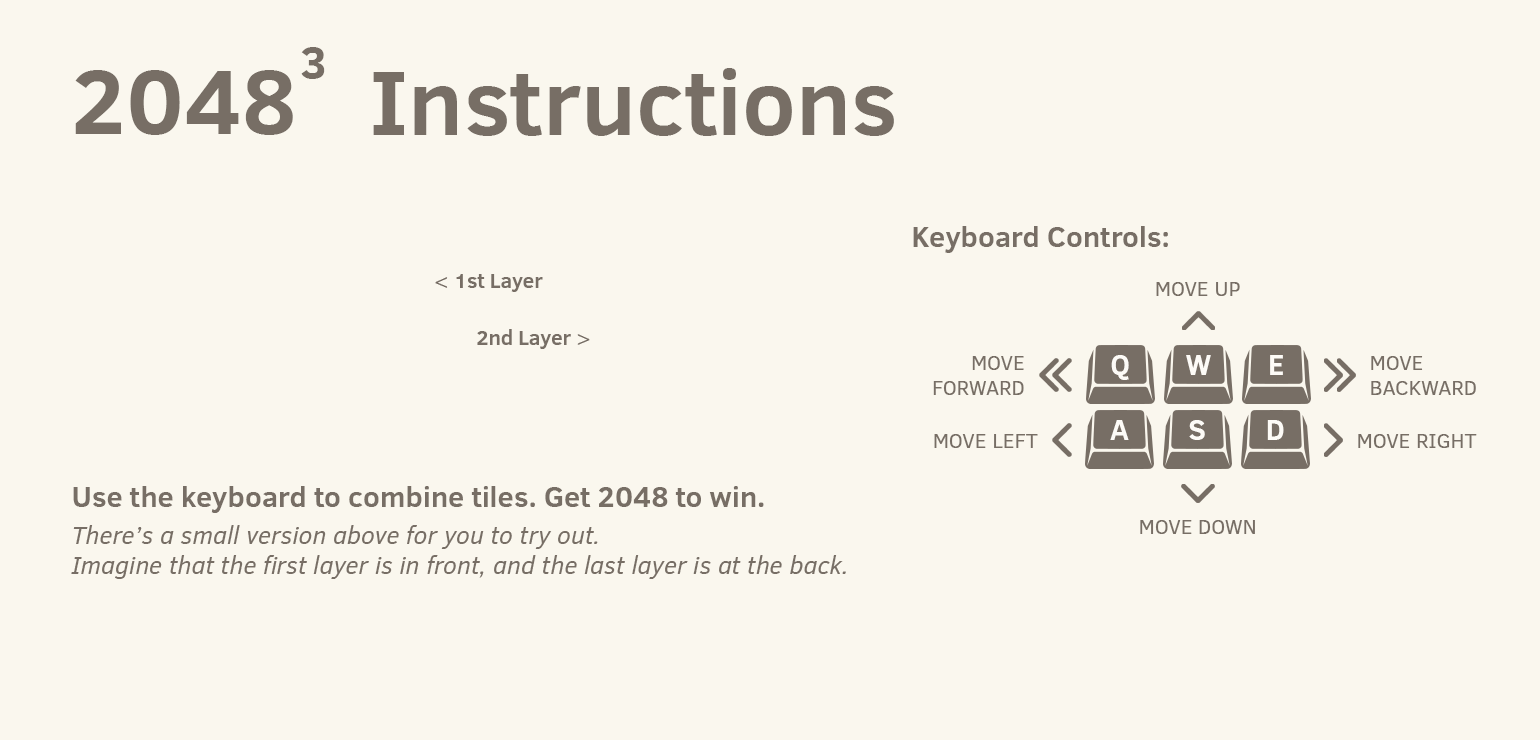
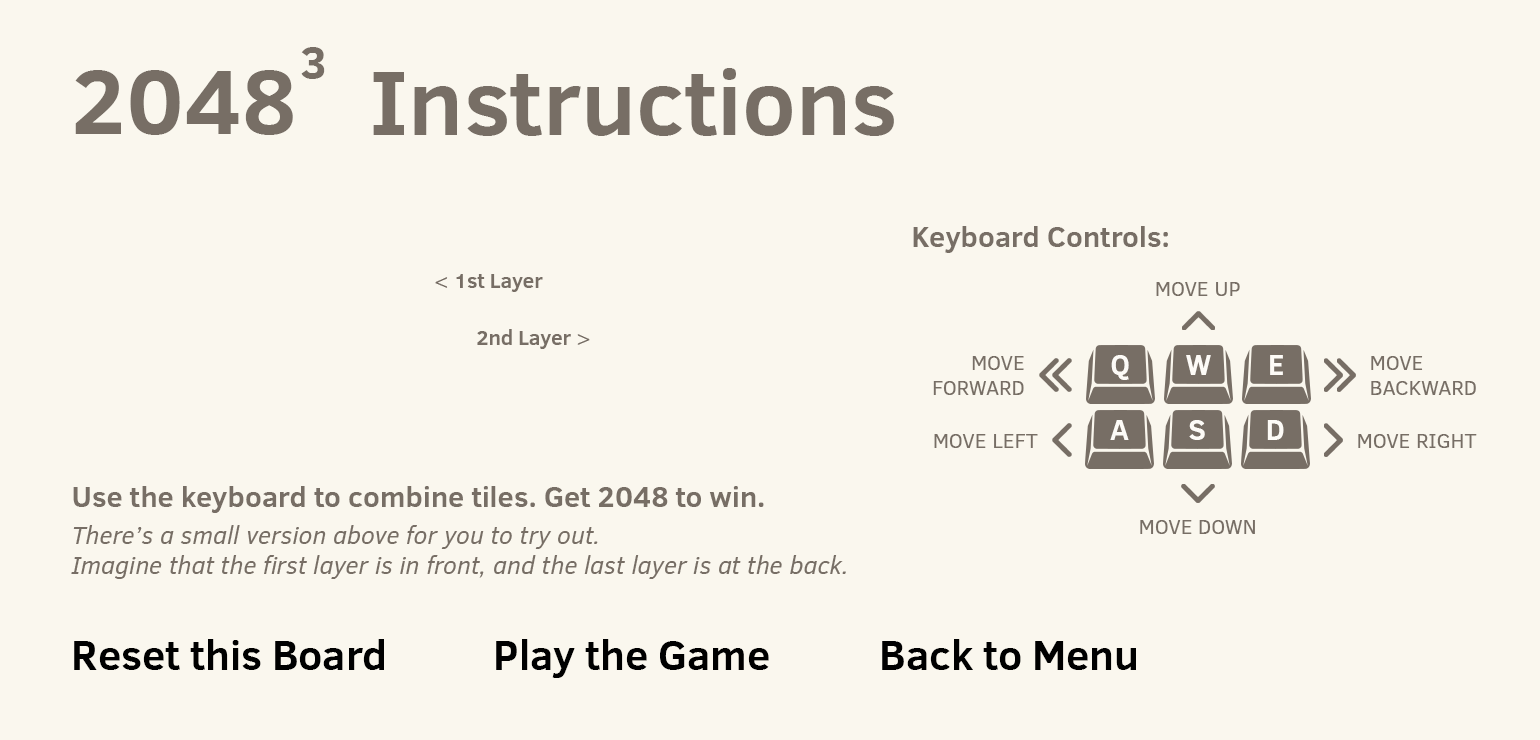
Revision of a layered 1540x740 image; what changed, layer by layer:
renamed "Back to Instructions" to "Back to Menu", showed it, painted on it over [882, 639, 1136, 670]
showed "Play the Game" over [496, 639, 769, 678]
showed "Reset this Board" over [74, 639, 384, 670]
